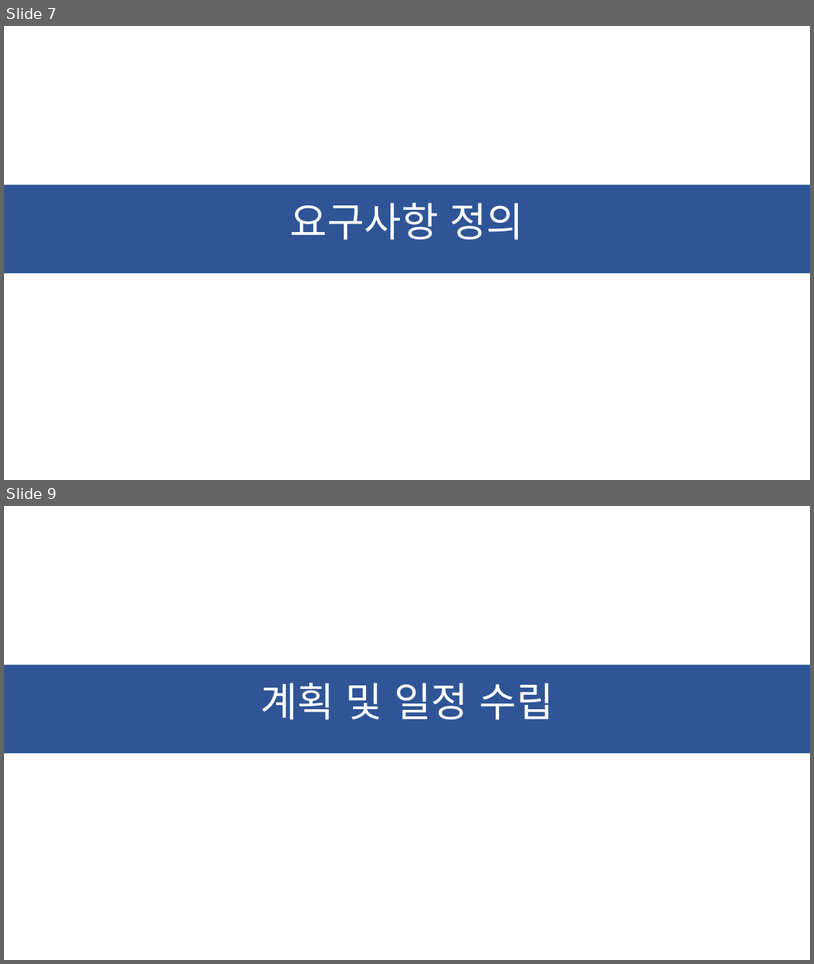
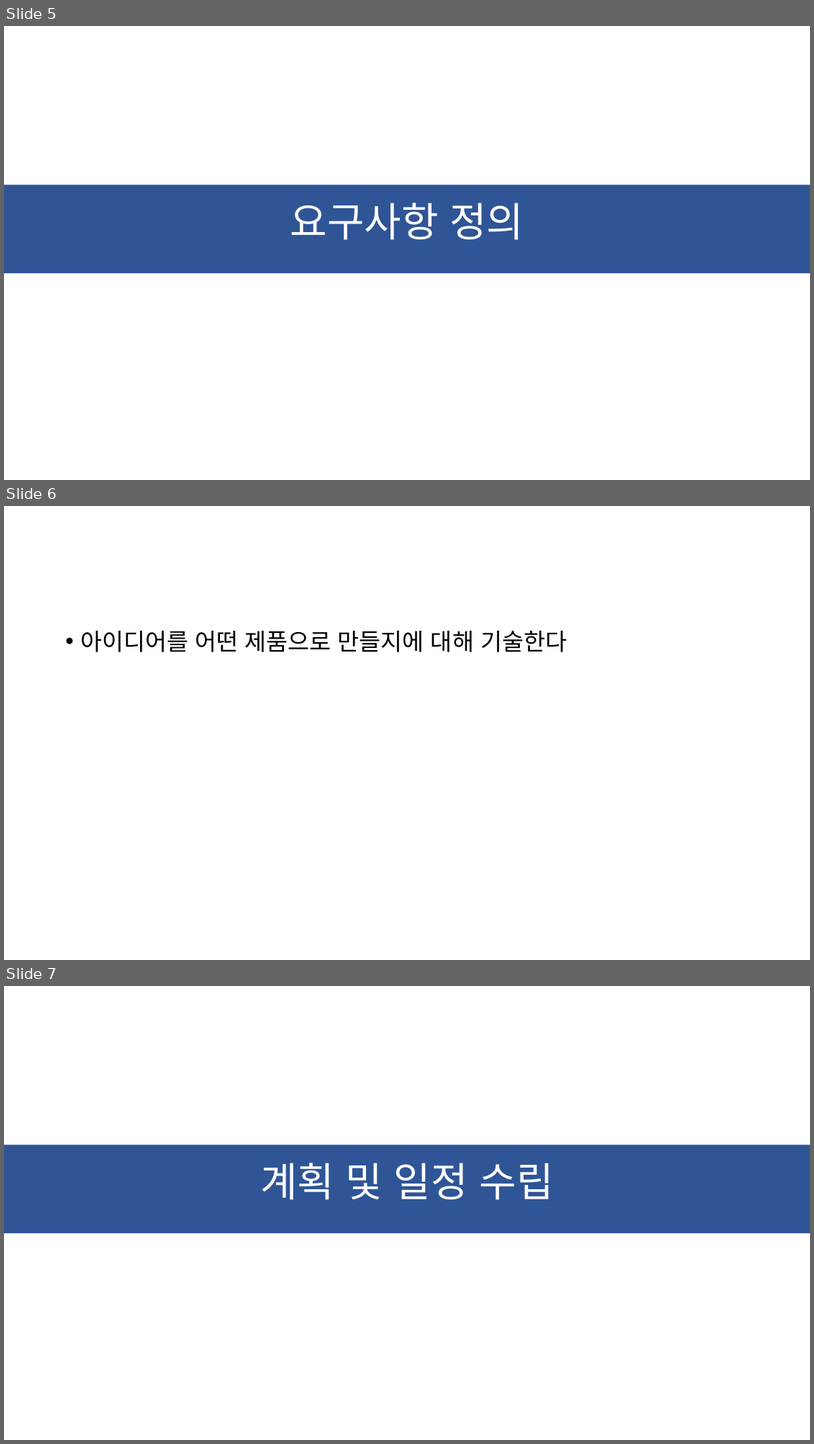
Before and after one commit to ChaeSung-Lee/DJ_InternShip, a slide deck: Project_BnC.pptx. Shown one above the other, each under a label of ours: slides 7 and 9 before the commit, slides 5, 6 and 7 after it; the slides between them are not shown. The pictures are 814x964 and 814x1444 pixels, drawn with LibreOffice and Linux fonts; fonts in the diff are those of the drawing. Boxes give left, top, right and bottom in pixels: in the first picture for what was removed or moved away, otherwise in the second. Text is boxed around its words. In the diff, an @@ line names an element or a change of style, - is before the commit and + after.

```diff
--- a/Project_BnC.pptx
+++ b/Project_BnC.pptx
@@ slide 6 added at box(4, 506, 810, 960), background #FFFFFF @@
@@ text added at box(80, 631, 567, 652), 28 pt, text #000000 @@
+• 아이디어를 어떤 제품으로 만들지에 대해 기술한다
@@ what was slide 7 is now slide 5 @@
@@ what was slide 9 is now slide 7 @@
```
Also in this commit, not shown: 2 slides changed, 7 other slides added, 10 slides removed.
